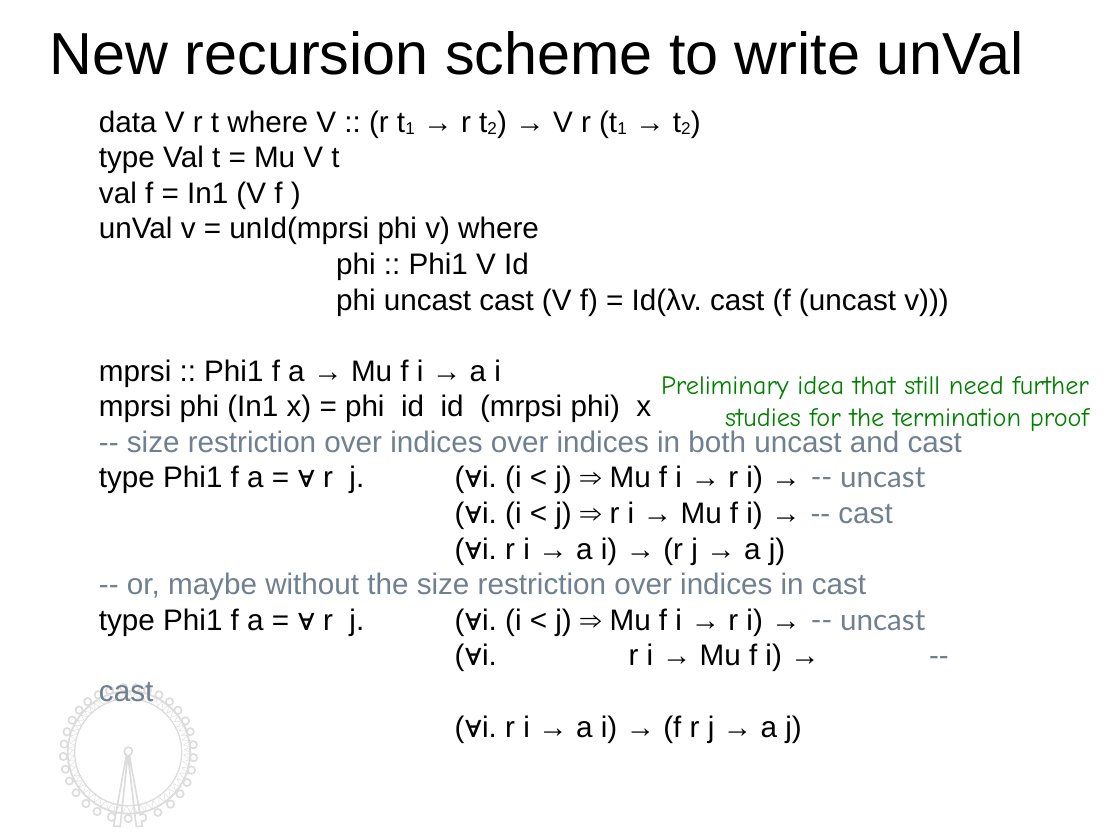
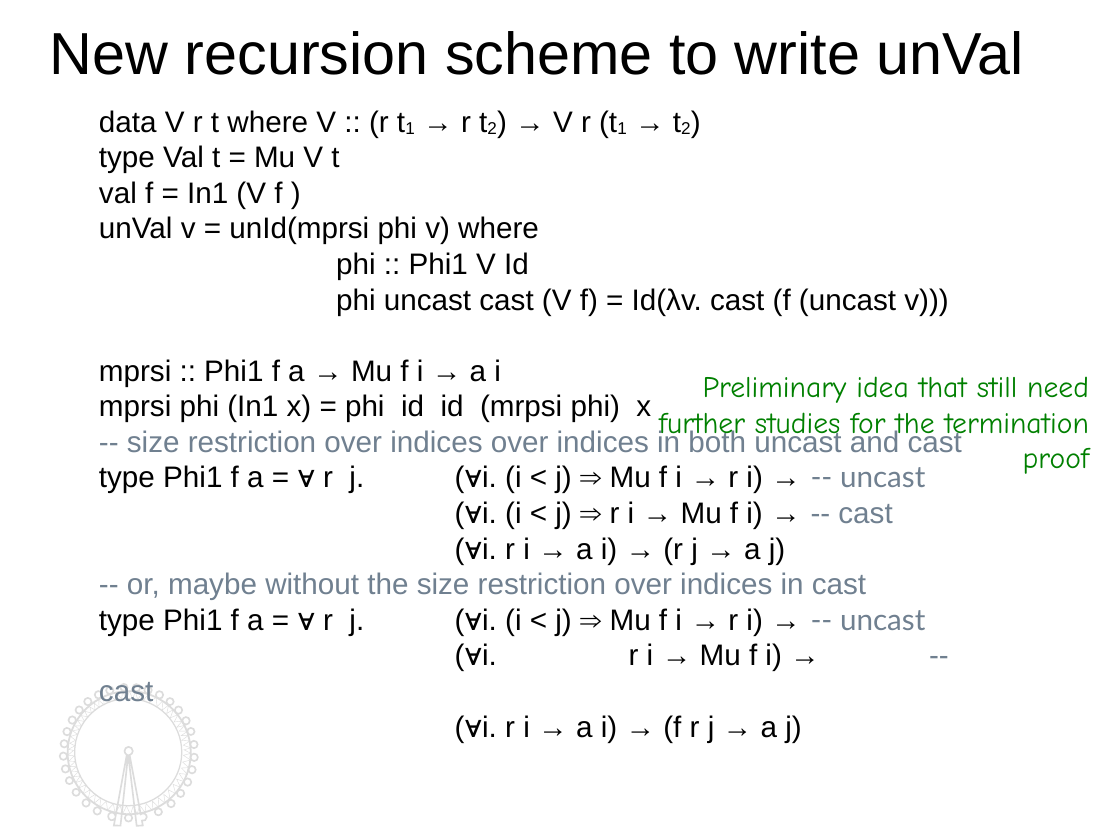
Before and after one commit to kyagrd/nax, a slide deck: slide 16 of trunk/draft/TYPES13/ppt/myslide.odp. Drawn at 1120x840 pixels with LibreOffice and Linux fonts; fonts in the diff are those of the drawing. Boxes give left, top, right and bottom in pixels: in the first picture for what was removed or moved away, otherwise in the second. Text is boxed around its words. In the diff, an @@ line names an element or a change of style, - is before the commit and + after.

```diff
--- a/trunk/draft/TYPES13/ppt/myslide.odp
+++ b/trunk/draft/TYPES13/ppt/myslide.odp
@@ text "Preliminary idea that still need ..." at bbox=[659, 376, 1089, 443]: size 16 to 18 pt; indent changed; more space between paragraphs @@
```
Also in this commit, not shown: 16 other slides changed, 1 other file.
